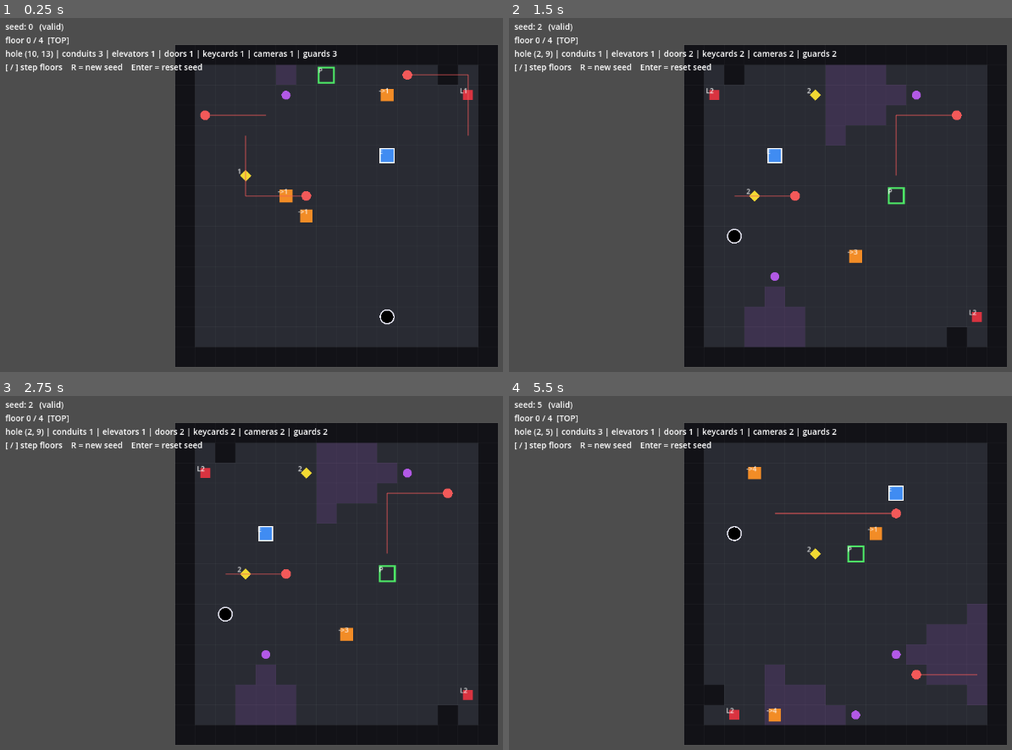
Above: before the commit, frames 1-4 (two rows, left to right).
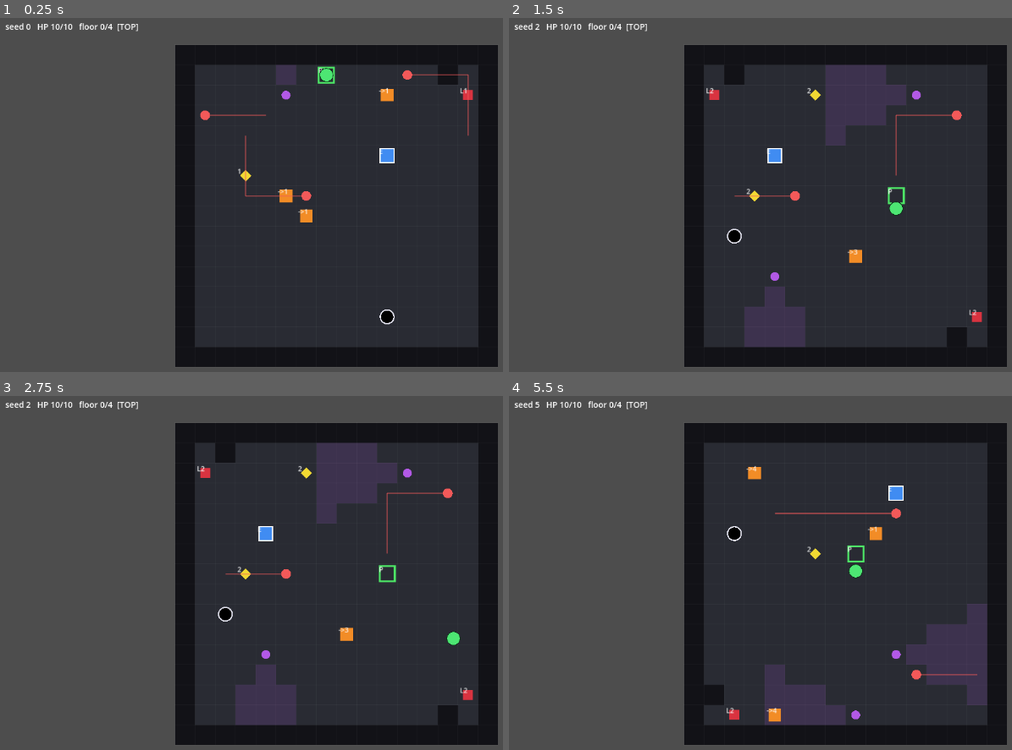
Above: after the commit, the same moments.

Repository: Gamabunta57/golf-ninja
Game: Godot game, scene res://scenes/building/building_root.tscn
Same seed, same stepped clock (60 frames per second), same inputs: the game is played once before the commit and once after it.
Inputs:
- Up to frame 1 (0.25 s): no input
- Up to frame 2 (1.5 s): tap Enter at 0.5 s; hold D (gn_move_right, bound only after the commit) 0.53-1.28 s; tap E (gn_interact, bound only after the commit) at 0.6 s; tap Space at 0.77, 1.07 s; tap R at 0.8, 1.35 s; hold S (gn_move_down, bound only after the commit) from 1.28 s (still down)
- Up to frame 3 (2.75 s): tap Space at 1.52, 1.55, 1.82, 2.1 s; release S (gn_move_down, bound only after the commit) at 2.03 s; hold D (gn_move_right, bound only after the commit) from 2.03 s (still down); tap E (gn_interact, bound only after the commit) at 2.3 s
- Up to frame 4 (5.5 s): release D (gn_move_right, bound only after the commit) at 2.78 s; hold W (gn_move_up, bound only after the commit) 2.78-3.53 s; tap E (gn_interact, bound only after the commit) at 2.85, 4.55 s; tap Space at 3.02, 3.32, 3.77, 3.8, 4.07, 4.52, 4.82 s; tap R at 3.05, 3.6, 5.3 s; hold A (gn_move_left, bound only after the commit) 3.53-5.03 s; tap Enter at 4.35 s; hold S (gn_move_down, bound only after the commit) from 5.03 s (still down); tap Keypad Enter at 5.1 s

The runs differ from the first frame. In frame 1, 1.4% of the frame differs, in the area x 1-68%, y 1-18%; in frame 2, 1.4%; in frame 3, 1.4%, in the area x 1-92%, y 1-71%; in frame 4, 1.4%.

Commit message:
Implementation of phase5 with claude

Diff:
--- /dev/null
+++ b/input/player_intent.gd
@@ -0,0 +1,19 @@
+class_name PlayerIntent
+extends RefCounted
+
+## Abstract, device-independent snapshot of what the player wants to do this
+## frame (GDD §7.1). The input layer produces these; systems/scenes consume them
+## — nothing downstream should read Godot's Input directly. Fields are added as
+## later phases need them (aim/confirm/cancel/hide); Phase 5 needs movement and
+## a generic "interact" edge (used to ride elevators).
+
+## Desired movement direction, each axis in [-1, 1]. Not normalised beyond the
+## device's own clamping so analog sticks keep their magnitude.
+var move: Vector2 = Vector2.ZERO
+
+## True only on the frame interact was pressed (edge, not held).
+var interact_pressed: bool = false
+
+
+func has_movement() -> bool:
+	return move.length_squared() > 0.0001
--- a/scenes/building/building_root.gd
+++ b/scenes/building/building_root.gd
@@ -1,22 +1,24 @@
 extends Node2D
 
-## Phase 4 debug harness: generates a BuildingData from a GenerationConfig and
-## lets a developer step through the floors visually. No player character or
-## gameplay systems yet — this exists purely to inspect generator output.
+## Game root (evolving through the phases). Phase 4 rendered floors passively;
+## Phase 5 adds a controllable player that walks the current floor and rides
+## elevators between floors. Detection/ball/guards arrive in later phases.
 ##
 ## Controls:
-##   ] / Down / Page Down  -> next floor (deeper)
-##   [ / Up  / Page Up     -> previous floor
-##   R                     -> regenerate with a new seed
-##   Enter                 -> regenerate with the config's fixed seed
+##   WASD / arrows / left stick -> move
+##   E / Space / gamepad A      -> interact (ride an elevator you stand on)
+##   R                          -> regenerate with a new seed
+##   Enter                      -> regenerate with the config's fixed seed
 
 @export var config: GenerationConfig
 
 var _building: BuildingData
-var _current_floor: int = 0
+var _player_state: PlayerState
 var _renderer: FloorRenderer
+var _player: Player
 var _camera: Camera2D
 var _hud: Label
+var _elevators: ElevatorSystem = ElevatorSystem.new()
 var _seed_counter: int = 0
 
 
@@ -26,6 +28,10 @@
 
 	_renderer = FloorRenderer.new()
 	add_child(_renderer)
+
+	_player = Player.new()
+	add_child(_player)
+	_player.interacted.connect(_on_player_interacted)
 
 	_camera = Camera2D.new()
 	_camera.enabled = true
@@ -50,59 +56,78 @@
 	_building = generator.generate(config, Prng.service)
 	Game.set_building(_building)
 
-	var validator: GenerationValidator = GenerationValidator.new()
-	var result: Dictionary = validator.check_all(_building, config)
+	var result: Dictionary = GenerationValidator.new().check_all(_building, config)
 	if not result["valid"]:
 		push_warning("Generated building FAILED validation: %s" % str(result["errors"]))
 
-	_current_floor = 0
-	_show_floor(0, result)
+	_player_state = PlayerState.new(config.player_health)
+	_player_state.current_floor = _building.player_start_floor
+	_player_state.grid_position = _building.player_start_cell
+
+	var start_floor: FloorData = _building.get_floor(_building.player_start_floor)
+	_player.setup(start_floor, _building.player_start_cell)
+	_show_floor(_building.player_start_floor)
 
 
-func _show_floor(index: int, validation: Dictionary = {}) -> void:
-	if _building == null or _building.floor_count() == 0:
+func _show_floor(index: int) -> void:
+	if _building == null:
 		return
-	_current_floor = clampi(index, 0, _building.floor_count() - 1)
-	var fd: FloorData = _building.get_floor(_current_floor)
+	_player_state.current_floor = index
+	var fd: FloorData = _building.get_floor(index)
 
 	var start_cell: Vector2i = Vector2i(-1, -1)
-	if _current_floor == _building.player_start_floor:
+	if index == _building.player_start_floor:
 		start_cell = _building.player_start_cell
 	_renderer.set_floor_data(fd, start_cell)
 
-	# Centre the camera on the floor and fit it to the viewport.
+	# Fit the camera to the whole floor and centre it.
 	var size_px: Vector2 = _renderer.pixel_size()
 	_camera.position = size_px * 0.5
 	var vp: Vector2 = get_viewport_rect().size
-	var margin: float = 0.85
-	var zoom_factor: float = minf(vp.x / size_px.x, vp.y / size_px.y) * margin
+	var zoom_factor: float = minf(vp.x / size_px.x, vp.y / size_px.y) * 0.85
 	_camera.zoom = Vector2(zoom_factor, zoom_factor)
 
-	_update_hud(validation)
+
+func _on_player_interacted(cell: Vector2i) -> void:
+	var dest: int = _elevators.next_destination(_building, _player_state.current_floor, cell)
+	if dest < 0:
+		return
+	var dest_floor: FloorData = _building.get_floor(dest)
+	_player.move_to_floor(dest_floor, cell)
+	_player_state.current_floor = dest
+	_show_floor(dest)
 
 
-func _update_hud(validation: Dictionary) -> void:
-	var valid_txt: String = "valid" if validation.get("valid", true) else "INVALID: %s" % str(validation.get("errors", []))
-	var fd: FloorData = _building.get_floor(_current_floor)
-	var lines: Array[String] = [
-		"seed: %d   (%s)" % [_building.seed_used, valid_txt],
-		"floor %d / %d%s" % [_current_floor, _building.floor_count() - 1, "  [TOP]" if _current_floor == 0 else ("  [FINAL HOLE]" if _current_floor == _building.final_floor_index() else "")],
-		"hole %s | conduits %d | elevators %d | doors %d | keycards %d | cameras %d | guards %d" % [
-			fd.hole_position, fd.conduits.size(), fd.elevator_positions.size(), fd.doors.size(), fd.keycards.size(), fd.camera_zones.size(), fd.guard_patrols.size()
-		],
-		"[ / ] step floors    R = new seed    Enter = reset seed",
+func _process(_delta: float) -> void:
+	_update_hud()
+
+
+func _update_hud() -> void:
+	if _building == null:
+		return
+	var f: int = _player_state.current_floor
+	var tag: String = ""
+	if f == 0:
+		tag = "  [TOP]"
+	elif f == _building.final_floor_index():
+		tag = "  [FINAL HOLE]"
+
+	var hint: String = ""
+	var cell: Vector2i = _player.current_cell()
+	if _elevators.can_use(_building, f, cell):
+		var dest: int = _elevators.next_destination(_building, f, cell)
+		hint = "   [E] ride to floor %d" % dest
+
+	_hud.text = "seed %d   HP %d/%d   floor %d/%d%s%s" % [
+		_building.seed_used, _player_state.health, _player_state.max_health,
+		f, _building.final_floor_index(), tag, hint,
 	]
-	_hud.text = "\n".join(lines)
 
 
 func _unhandled_input(event: InputEvent) -> void:
 	if not (event is InputEventKey and event.pressed and not event.echo):
 		return
 	match event.keycode:
-		KEY_BRACKETRIGHT, KEY_DOWN, KEY_PAGEDOWN:
-			_show_floor(_current_floor + 1)
-		KEY_BRACKETLEFT, KEY_UP, KEY_PAGEUP:
-			_show_floor(_current_floor - 1)
 		KEY_R:
 			_seed_counter += 1
 			_regenerate(_seed_counter, false)
--- /dev/null
+++ b/scenes/player/player.gd
@@ -0,0 +1,85 @@
+class_name Player
+extends CharacterBody2D
+
+## Player-controlled infiltrator (plan Phase 5). Movement is driven by the
+## abstract PlayerIntent and constrained to walkable cells of the current
+## FloorData — walls are data, not physics bodies, so movement is resolved by
+## sampling the walkable grid rather than move_and_slide. Floor changes are
+## handled by the root via the ElevatorSystem when `interacted` fires.
+
+signal interacted(cell: Vector2i)
+
+const SPEED: float = 150.0
+const RADIUS: float = 10.0
+const COL_BODY: Color = Color(0.3, 0.9, 0.45)
+const COL_OUTLINE: Color = Color(0.05, 0.2, 0.1)
+
+var floor_data: FloorData
+var input_source: PlayerInput
+
+
+func _ready() -> void:
+	if input_source == null:
+		input_source = PlayerInput.new()
+
+
+## Places the player on `floor_data` at the centre of `start_cell`.
+func setup(new_floor: FloorData, start_cell: Vector2i) -> void:
+	floor_data = new_floor
+	global_position = _cell_center(start_cell)
+	queue_redraw()
+
+
+## Swaps the active floor (used after an elevator ride) and repositions.
+func move_to_floor(new_floor: FloorData, cell: Vector2i) -> void:
+	floor_data = new_floor
+	global_position = _cell_center(cell)
+
+
+func current_cell() -> Vector2i:
+	return _world_to_cell(global_position)
+
+
+func _physics_process(delta: float) -> void:
+	if floor_data == null or input_source == null:
+		return
+	var intent: PlayerIntent = input_source.poll()
+	var step: Vector2 = intent.move * SPEED * delta
+	var pos: Vector2 = global_position
+
+	# Resolve each axis independently so sliding along walls feels natural.
+	var try_x: Vector2 = pos + Vector2(step.x, 0.0)
+	if _is_free(try_x):
+		pos.x = try_x.x
+	var try_y: Vector2 = Vector2(pos.x, pos.y) + Vector2(0.0, step.y)
+	if _is_free(try_y):
+		pos.y = try_y.y
+	global_position = pos
+
+	if intent.interact_pressed:
+		interacted.emit(current_cell())
+
+
+## True if a small box around `world_pos` lies entirely on walkable cells.
+func _is_free(world_pos: Vector2) -> bool:
+	if floor_data == null:
+		return false
+	for off in [Vector2(-RADIUS, -RADIUS), Vector2(RADIUS, -RADIUS), Vector2(-RADIUS, RADIUS), Vector2(RADIUS, RADIUS)]:
+		if not floor_data.is_walkable(_world_to_cell(world_pos + off)):
+			return false
+	return true
+
+
+func _world_to_cell(p: Vector2) -> Vector2i:
+	var cs: int = FloorRenderer.CELL_SIZE
+	return Vector2i(floori(p.x / cs), floori(p.y / cs))
+
+
+func _cell_center(cell: Vector2i) -> Vector2:
+	var cs: int = FloorRenderer.CELL_SIZE
+	return Vector2((cell.x + 0.5) * cs, (cell.y + 0.5) * cs)
+
+
+func _draw() -> void:
+	draw_circle(Vector2.ZERO, RADIUS + 1.0, COL_OUTLINE)
+	draw_circle(Vector2.ZERO, RADIUS, COL_BODY)
--- /dev/null
+++ b/scenes/player/player_input.gd
@@ -0,0 +1,66 @@
+class_name PlayerInput
+extends RefCounted
+
+## The input/ layer's device reader (plan §7.1): translates keyboard + gamepad
+## into an abstract PlayerIntent. It is the ONLY place that touches Godot's
+## Input singleton; everything else consumes PlayerIntent.
+##
+## Actions are registered programmatically (ensure_actions) so project.godot
+## stays free of hand-authored event dictionaries and gamepad support comes for
+## free. Registration is idempotent and safe to call every construction.
+
+const ACT_LEFT := "gn_move_left"
+const ACT_RIGHT := "gn_move_right"
+const ACT_UP := "gn_move_up"
+const ACT_DOWN := "gn_move_down"
+const ACT_INTERACT := "gn_interact"
+
+
+func _init() -> void:
+	ensure_actions()
+
+
+## Registers the movement/interact actions if they are not already present.
+static func ensure_actions() -> void:
+	_add_action(ACT_LEFT, [_key(KEY_A), _key(KEY_LEFT), _joy_axis(JOY_AXIS_LEFT_X, -1.0)])
+	_add_action(ACT_RIGHT, [_key(KEY_D), _key(KEY_RIGHT), _joy_axis(JOY_AXIS_LEFT_X, 1.0)])
+	_add_action(ACT_UP, [_key(KEY_W), _key(KEY_UP), _joy_axis(JOY_AXIS_LEFT_Y, -1.0)])
+	_add_action(ACT_DOWN, [_key(KEY_S), _key(KEY_DOWN), _joy_axis(JOY_AXIS_LEFT_Y, 1.0)])
+	_add_action(ACT_INTERACT, [_key(KEY_E), _key(KEY_SPACE), _joy_button(JOY_BUTTON_A)])
+
+
+## Reads current device state into a fresh PlayerIntent. `interact_pressed` uses
+## an edge (just-pressed) so a held button rides an elevator only once.
+func poll() -> PlayerIntent:
+	var intent: PlayerIntent = PlayerIntent.new()
+	intent.move = Input.get_vector(ACT_LEFT, ACT_RIGHT, ACT_UP, ACT_DOWN)
+	intent.interact_pressed = Input.is_action_just_pressed(ACT_INTERACT)
+	return intent
+
+
+# --- action registration helpers -------------------------------------------
+
+static func _add_action(name: StringName, events: Array) -> void:
+	if not InputMap.has_action(name):
+		InputMap.add_action(name)
+	for event: InputEvent in events:
+		InputMap.action_add_event(name, event)
+
+
+static func _key(keycode: Key) -> InputEventKey:
+	var e := InputEventKey.new()
+	e.physical_keycode = keycode
+	return e
+
+
+static func _joy_axis(axis: JoyAxis, direction: float) -> InputEventJoypadMotion:
+	var e := InputEventJoypadMotion.new()
+	e.axis = axis
+	e.axis_value = direction
+	return e
+
+
+static func _joy_button(button: JoyButton) -> InputEventJoypadButton:
+	var e := InputEventJoypadButton.new()
+	e.button_index = button
+	return e
--- /dev/null
+++ b/systems/navigation/elevator_system.gd
@@ -0,0 +1,38 @@
+class_name ElevatorSystem
+extends RefCounted
+
+## Player-only floor transitions (plan §7.3 #9). Pure logic over BuildingData:
+## given the player's current floor and an elevator coordinate, it reports which
+## floors that elevator can take the player to. Guards never use this.
+
+## Floors this elevator can move the player to from `current_floor` (empty if the
+## coordinate has no elevator, or the elevator doesn't service this floor).
+func destinations(building: BuildingData, current_floor: int, coord: Vector2i) -> Array[int]:
+	var link: ElevatorLink = building.get_elevator(coord)
+	if link == null or not link.services_floor(current_floor):
+		return []
+	return link.destinations_from(current_floor)
+
+
+## True if `coord` holds an elevator servicing `current_floor`.
+func can_use(building: BuildingData, current_floor: int, coord: Vector2i) -> bool:
+	return not destinations(building, current_floor, coord).is_empty()
+
+
+## The next serviced floor after `current_floor` in ascending, wrapping order —
+## a minimal chooser so repeated interactions visit every serviced floor.
+## Returns -1 when the elevator can't be used from here.
+func next_destination(building: BuildingData, current_floor: int, coord: Vector2i) -> int:
+	var link: ElevatorLink = building.get_elevator(coord)
+	if link == null or not link.services_floor(current_floor):
+		return -1
+	var sorted: Array[int] = link.serviced_floors.duplicate()
+	sorted.sort()
+	# First serviced floor strictly greater than current, else wrap to the first.
+	for f: int in sorted:
+		if f > current_floor:
+			return f
+	for f: int in sorted:
+		if f != current_floor:
+			return f
+	return -1
--- a/tests/run_tests.gd
+++ b/tests/run_tests.gd
@@ -9,6 +9,7 @@
 		{"name": "PRNG determinism", "instance": TestPrngDeterminism.new()},
 		{"name": "Map generation guarantees", "instance": TestMapGenerationGuarantees.new()},
 		{"name": "Door/card reachability", "instance": TestDoorCardReachability.new()},
+		{"name": "Elevator navigation", "instance": TestElevatorNavigation.new()},
 	]
 
 	var total_failures: int = 0
--- /dev/null
+++ b/tests/test_elevator_navigation.gd
@@ -0,0 +1,61 @@
+class_name TestElevatorNavigation
+extends RefCounted
+
+## Phase 5: verifies ElevatorSystem exposes valid transitions and that the
+## player can, using only elevators, reach every floor from the start — the
+## runtime counterpart to the generator's player-path guarantee.
+
+const SEED_COUNT: int = 60
+
+
+func run() -> Array[String]:
+	var failures: Array[String] = []
+	_test_reaches_all_floors(failures)
+	_test_next_destination_valid(failures)
+	return failures
+
+
+func _test_reaches_all_floors(failures: Array[String]) -> void:
+	var elevators: ElevatorSystem = ElevatorSystem.new()
+	var generator: MapGenerator = MapGenerator.new()
+	for s in SEED_COUNT:
+		var config: GenerationConfig = GenerationConfig.new()
+		config.use_random_seed = false
+		config.seed = s
+		var building: BuildingData = generator.generate(config, config.make_prng())
+
+		# BFS over floors using only ElevatorSystem.destinations().
+		var reached: Dictionary = {building.player_start_floor: true}
+		var queue: Array[int] = [building.player_start_floor]
+		while not queue.is_empty():
+			var f: int = queue.pop_back()
+			for link: ElevatorLink in building.elevators_on_floor(f):
+				for dest: int in elevators.destinations(building, f, link.grid_position):
+					if not reached.has(dest):
+						reached[dest] = true
+						queue.append(dest)
+		if reached.size() != building.floor_count():
+			failures.append("seed %d: reached %d/%d floors via elevators" % [s, reached.size(), building.floor_count()])
+			if failures.size() >= 5:
+				return
+
+
+func _test_next_destination_valid(failures: Array[String]) -> void:
+	var elevators: ElevatorSystem = ElevatorSystem.new()
+	var generator: MapGenerator = MapGenerator.new()
+	var config: GenerationConfig = GenerationConfig.new()
+	config.seed = 7
+	var building: BuildingData = generator.generate(config, config.make_prng())
+	for f in building.floor_count():
+		for link: ElevatorLink in building.elevators_on_floor(f):
+			var dest: int = elevators.next_destination(building, f, link.grid_position)
+			if dest == f:
+				failures.append("floor %d: next_destination returned current floor" % f)
+				return
+			if not link.services_floor(dest):
+				failures.append("floor %d: next_destination %d not serviced by elevator" % [f, dest])
+				return
+			# A non-elevator cell must offer nothing.
+			if elevators.can_use(building, f, Vector2i(0, 0)):
+				failures.append("floor %d: reported elevator at a wall cell" % f)
+				return
Not shown, added: input/player_intent.gd.uid
Not shown, added: scenes/player/player.gd.uid
Not shown, added: scenes/player/player_input.gd.uid
Not shown, added: systems/navigation/elevator_system.gd.uid
Not shown, added: tests/test_elevator_navigation.gd.uid
